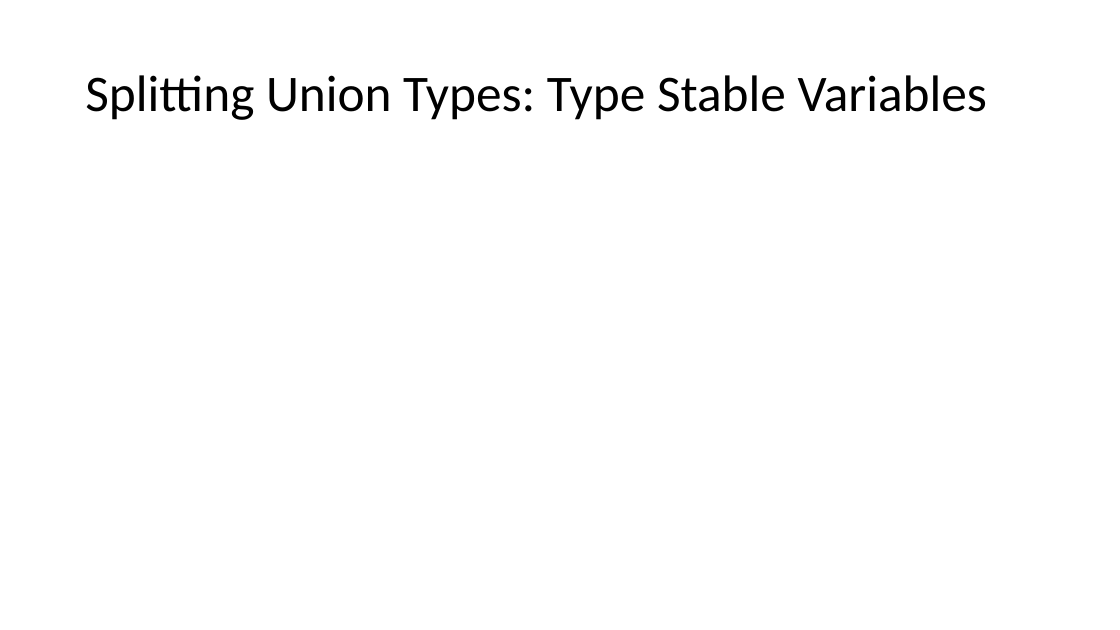
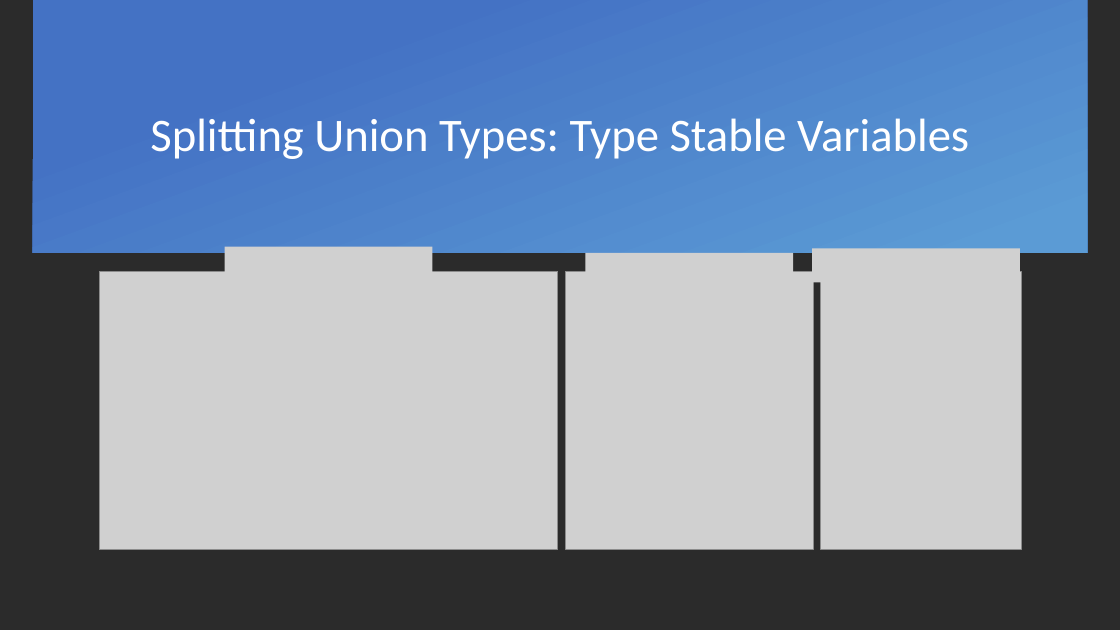
Before and after one commit to thautwarm/Site-32, a slide deck: slide 6 of src/Others/slides/impl0.pptx (slide 5 before the commit). Drawn at 1120x630 pixels with LibreOffice and Linux fonts; fonts in the diff are those of the drawing; grey boxes stand for pictures; background and template pictures are left out; a plain dark background stands for a picture behind light text. Boxes give left, top, right and bottom in pixels: in the first picture for what was removed or moved away, otherwise in the second. Text is boxed around its words. In the diff, an @@ line names an element or a change of style, - is before the commit and + after.

```diff
--- a/src/Others/slides/impl0.pptx
+++ b/src/Others/slides/impl0.pptx
@@ background #FFFFFF to picture (left out) @@
@@ rectangle added at (33,0,1088,253), fill gradient #4472C4 to #5B9BD5 @@
@@ title "Splitting Union Types: Type Stable ...": place and size @@
-title "Splitting Union Types: Type Stable ..." at (85,75,987,120)
+title "Splitting Union Types: Type Stable ..." at (150,118,969,159)
@@ title "Splitting Union Types: Type Stable ..." at (150,118,969,159): size 44 to 40 pt, text colour #000000 to #FFFFFF; alignment left to centre @@
@@ picture added at (224,247,432,281) @@
@@ picture added at (586,253,793,287) @@
@@ picture added at (812,249,1020,282) @@
@@ picture added at (99,271,558,549) @@
@@ picture added at (565,271,813,549) @@
@@ picture added at (821,271,1022,549) @@
```
Also in this commit, not shown: 6 other slides changed, 5 slides added, 1 slide removed.
